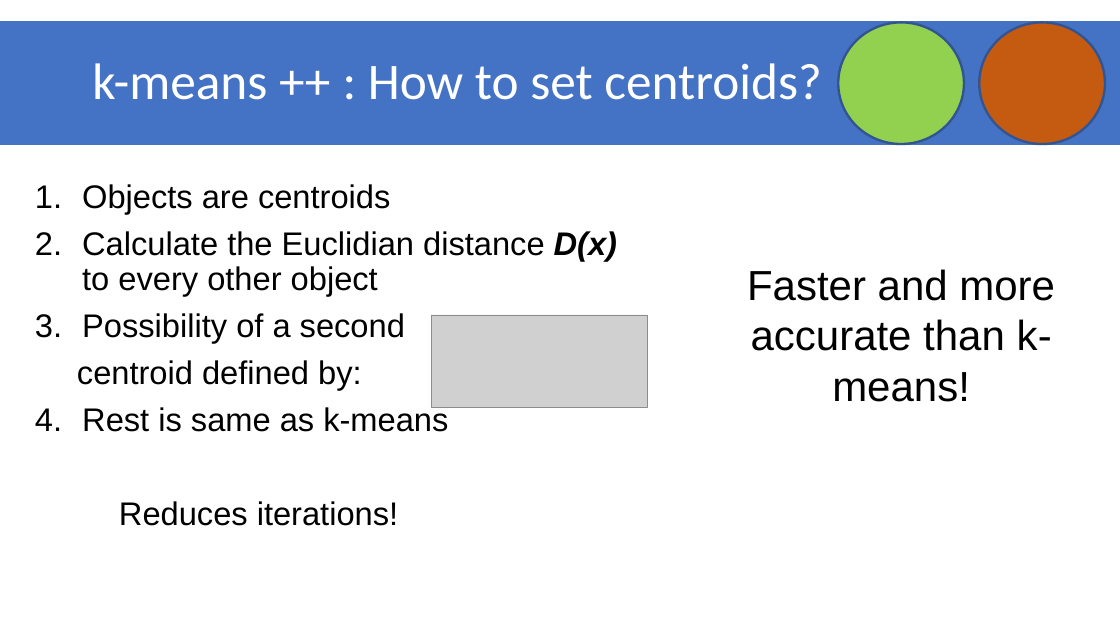
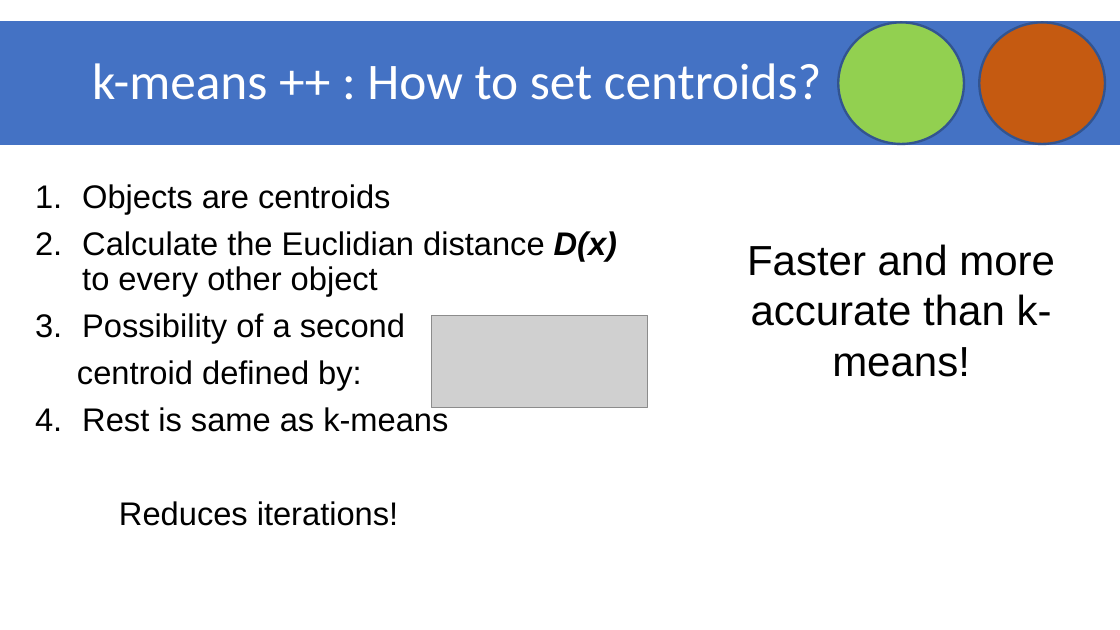
Before and after one commit to datascience-mobi/group-01-project-4-1, a slide deck: slide 4 of K-means clustering.pptx. Drawn at 1120x630 pixels with LibreOffice and Linux fonts; fonts in the diff are those of the drawing; grey boxes stand for pictures. Boxes give left, top, right and bottom in pixels: in the first picture for what was removed or moved away, otherwise in the second. Text is boxed around its words. In the diff, an @@ line names an element or a change of style, - is before the commit and + after.

```diff
--- a/K-means clustering.pptx
+++ b/K-means clustering.pptx
@@ text "Faster and more accurate than ...": place and size @@
-text "Faster and more accurate than ..." at <box>747,269,1055,402</box>
+text "Faster and more accurate than ..." at <box>747,244,1055,377</box>
```
Also in this commit, not shown: 4 other slides changed.
